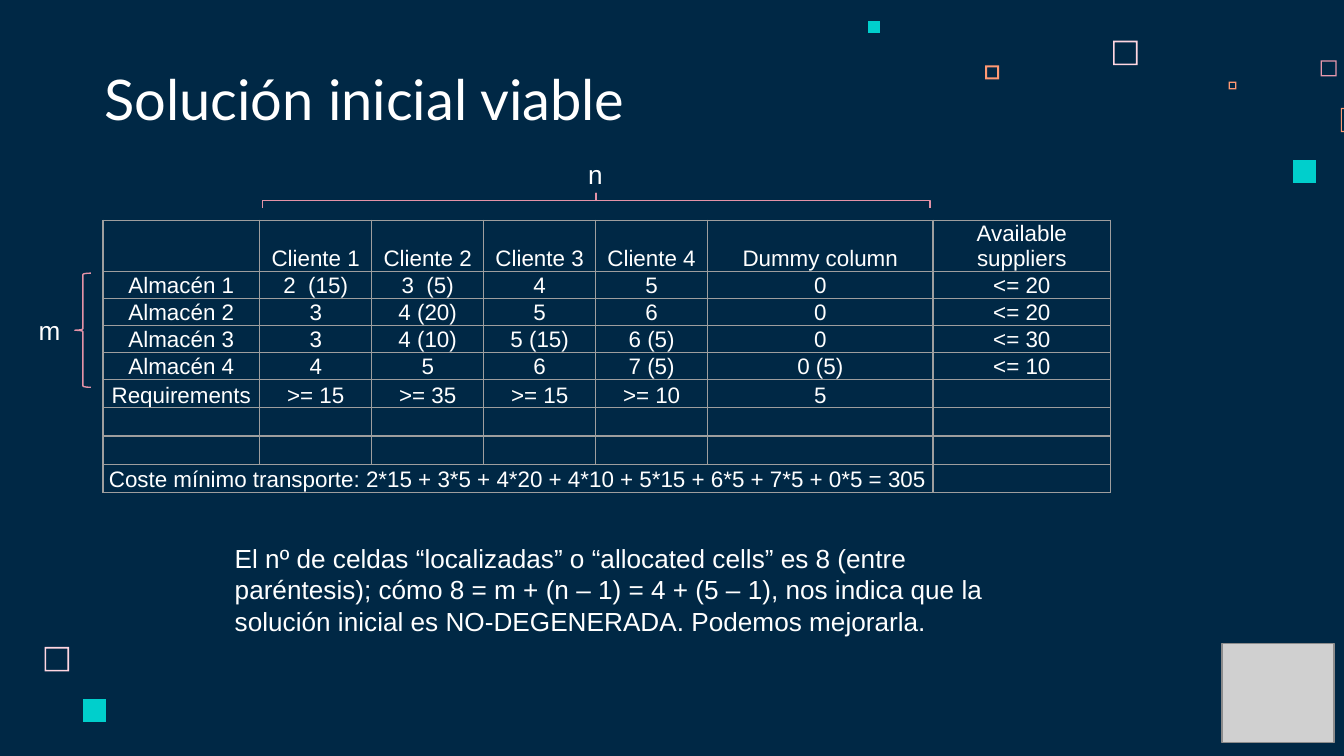
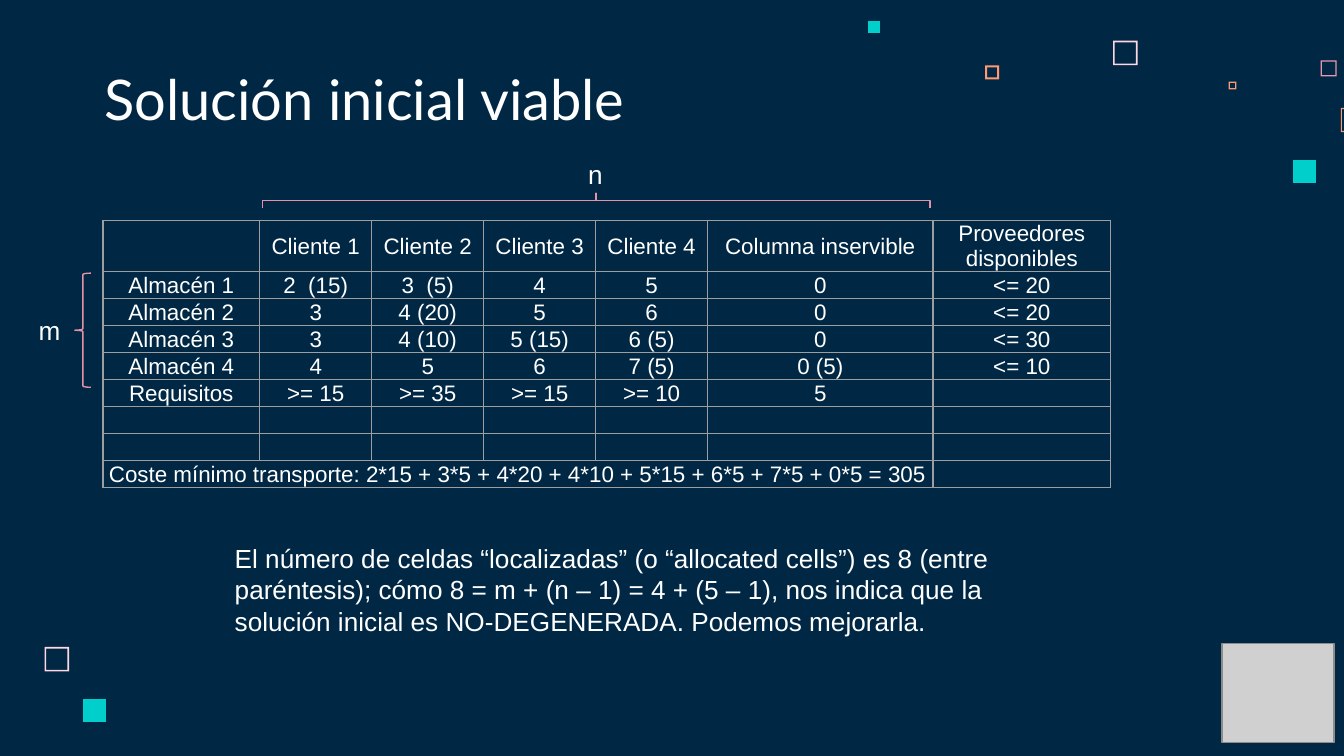
Before and after one commit to Fertry/MASI, a slide deck: slide 15 of Presentación/MASI.pptx. Drawn at 1344x756 pixels with LibreOffice and Linux fonts; fonts in the diff are those of the drawing; grey boxes stand for pictures. Boxes give left, top, right and bottom in pixels: in the first picture for what was removed or moved away, otherwise in the second. Text is boxed around its words. In the diff, an @@ line names an element or a change of style, - is before the commit and + after.

```diff
--- a/Presentación/MASI.pptx
+++ b/Presentación/MASI.pptx
@@ table at [103, 220, 1110, 497] @@
-row 1, column 6: Dummy column
+row 1, column 6: Columna inservible
-row 1, column 7: Available suppliers
+row 1, column 7: Proveedores disponibles
-row 6, column 1: Requirements
+row 6, column 1: Requisitos
@@ text at [235, 548, 988, 636]: text changed @@
-El nº de celdas “localizadas” o “allocated cells” es 8 (entre paréntesis); cómo 8 = m + (n – 1) = 4 + (5 – 1), nos indica que la solución inicial es NO-DEGENERADA. Podemos mejorarla.
+El número de celdas “localizadas” (o “allocated cells”) es 8 (entre paréntesis); cómo 8 = m + (n – 1) = 4 + (5 – 1), nos indica que la solución inicial es NO-DEGENERADA. Podemos mejorarla.
```
Also in this commit, not shown: 14 other slides changed.
